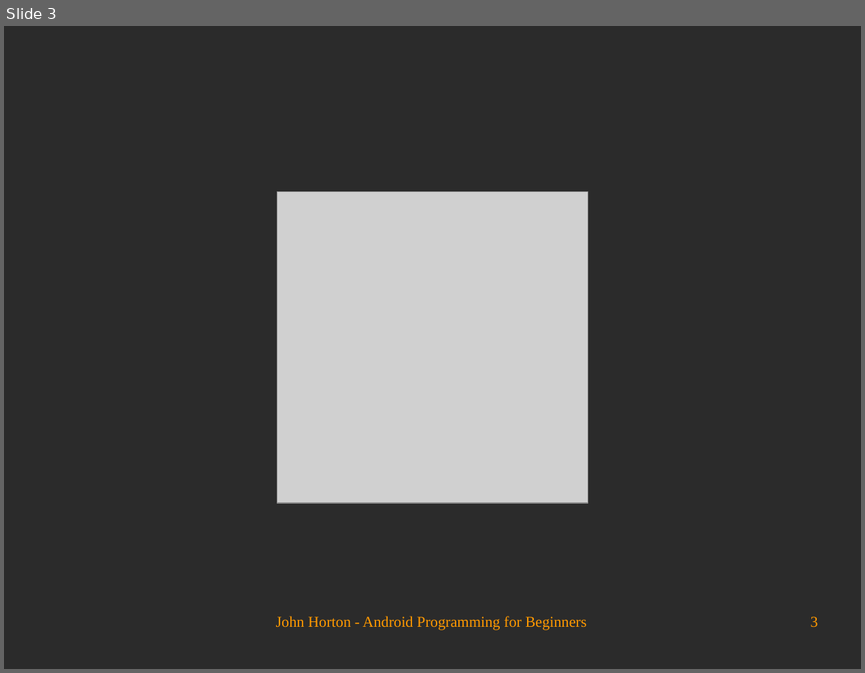
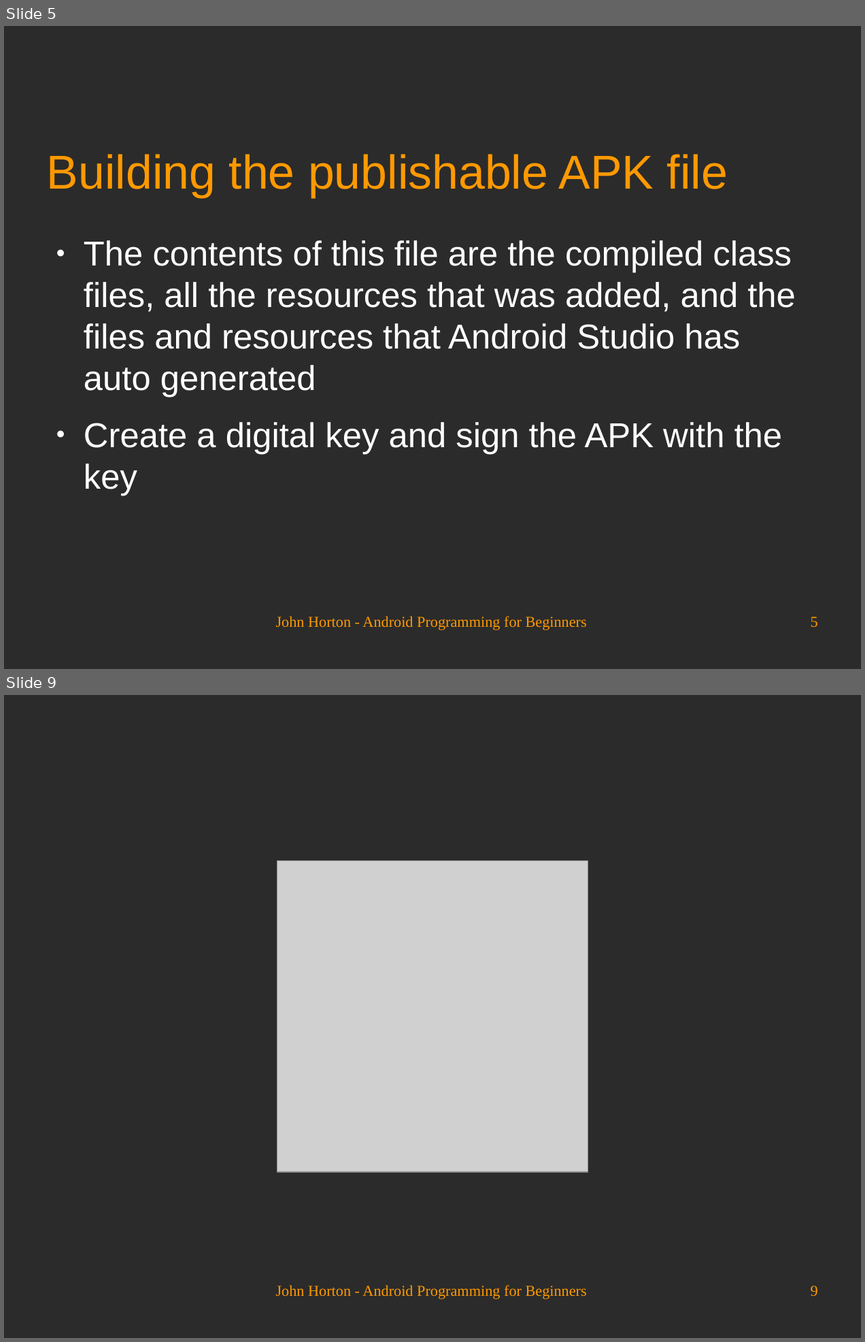
Before and after one commit to Academy-Soft-Intellect/Android-Programming-for-Beginners, a slide deck: 29_Publishing_Apps.odp. Shown one above the other, each under a label of ours: slide 3 before the commit, slides 5 and 9 after it; the slides between them are not shown. The pictures are 865x673 and 865x1342 pixels, drawn with LibreOffice and Linux fonts; fonts in the diff are those of the drawing; grey boxes stand for pictures; background and template pictures are left out; a plain dark background stands for a picture behind light text. Boxes give left, top, right and bottom in pixels: in the first picture for what was removed or moved away, otherwise in the second. Text is boxed around its words. In the diff, an @@ line names an element or a change of style, - is before the commit and + after.

```diff
--- a/29_Publishing_Apps.odp
+++ b/29_Publishing_Apps.odp
@@ slide 5 added at (4,26,861,669), background picture (left out) @@
@@ title added at (47,154,728,197), 44 pt, text #FF9900 @@
+Building the publishable APK file
@@ text added at (84,240,796,495), 32 pt, text #FFFFFF @@
+● The contents of this file are the compiled class files, all the resources that was added, and the files and resources that Android Studio has auto generated
+● Create a digital key and sign the APK with the key
@@ text added at (276,616,587,630), 14 pt, text #FF9900 @@
+John Horton - Android Programming for Beginners
@@ page number added at (810,616,818,627), 14 pt, text #FF9900 @@
+5
@@ what was slide 3 is now slide 9 @@
@@ page number at (810,1285,818,1295): text changed @@
-3
+9
```
Also in this commit, not shown: 1 slide changed, 6 other slides added, 1 slide removed.
